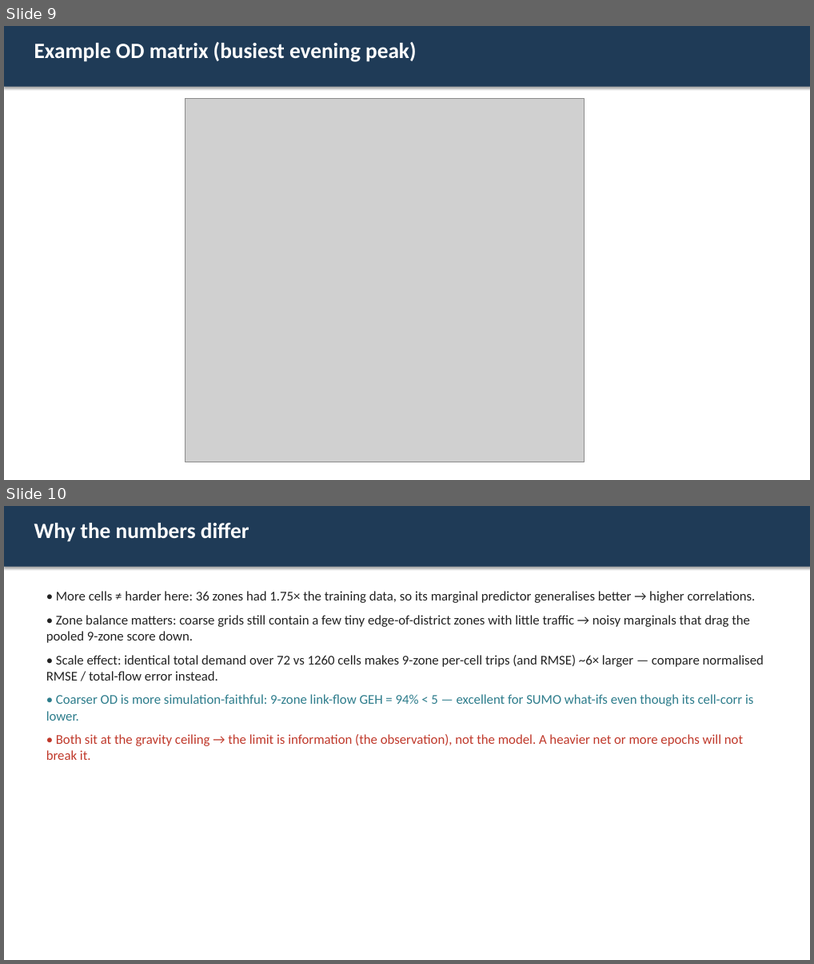
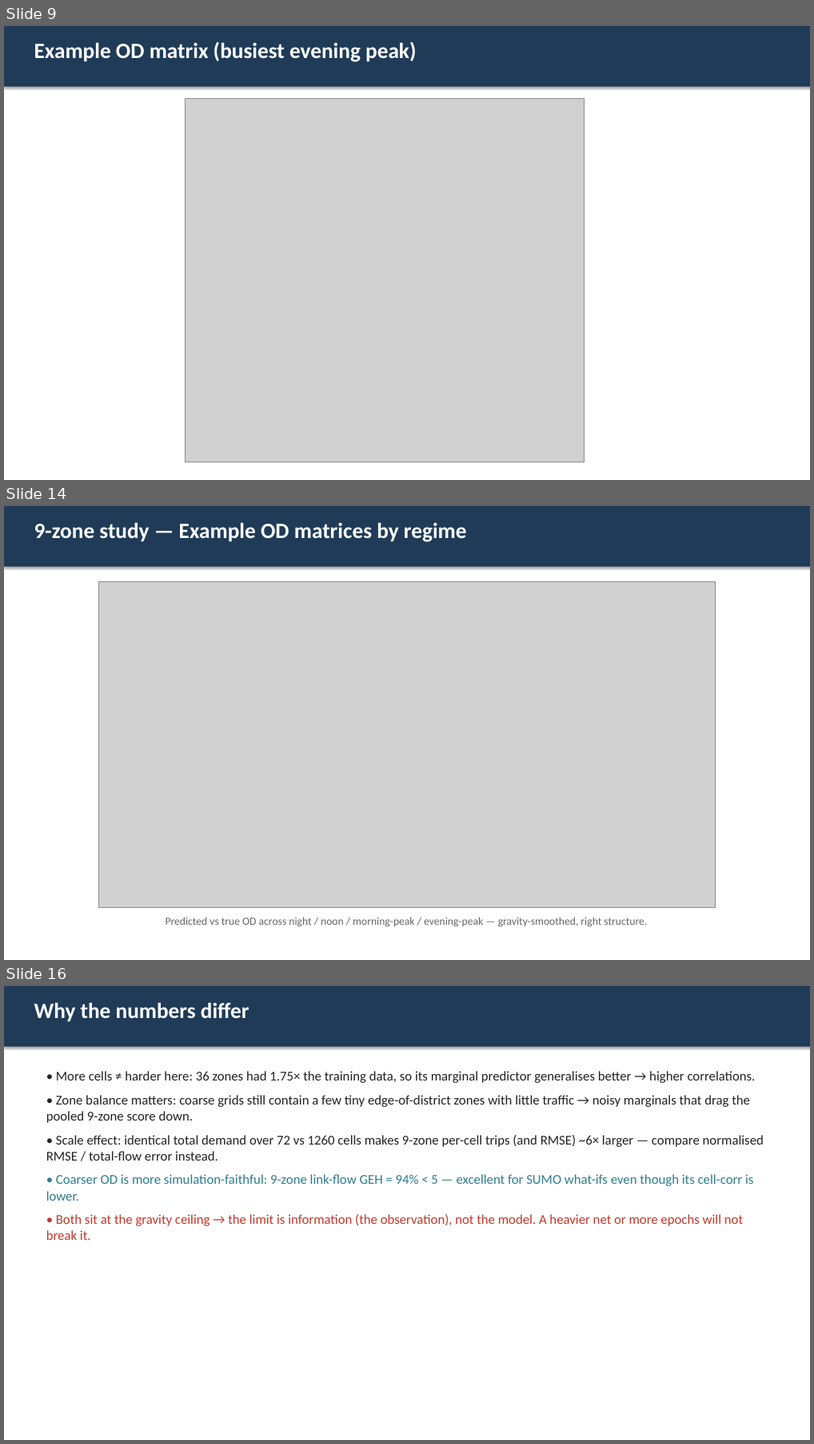
Before and after one commit to farhadi76m/OD-Matrix-Estimatios-GNN, a slide deck: slides/OD_36_vs_9_zones.pptx. Shown one above the other, each under a label of ours: slides 9 and 10 before the commit, slides 9, 14 and 16 after it; the slides between them are not shown. The pictures are 814x964 and 814x1444 pixels, drawn with LibreOffice and Linux fonts; fonts in the diff are those of the drawing; grey boxes stand for pictures. Boxes give left, top, right and bottom in pixels: in the first picture for what was removed or moved away, otherwise in the second. Text is boxed around its words. In the diff, an @@ line names an element or a change of style, - is before the commit and + after.

```diff
--- a/slides/OD_36_vs_9_zones.pptx
+++ b/slides/OD_36_vs_9_zones.pptx
@@ slide 14 added at bbox=[4, 506, 810, 960], background #FFFFFF @@
@@ rectangle added at bbox=[4, 506, 810, 567], fill #1F3B57 @@
@@ text added at bbox=[34, 523, 467, 542], 26 pt, text #FFFFFF, bold @@
+9-zone study — Example OD matrices by regime
@@ picture added at bbox=[98, 582, 716, 908] @@
@@ text added at bbox=[166, 916, 647, 927], 13 pt, text #666666 @@
+Predicted vs true OD across night / noon / morning-peak / evening-peak — gravity-smoothed, right structure.
@@ what was slide 10 is now slide 16 @@
```
Also in this commit, not shown: 5 other slides added, 1 other file.
